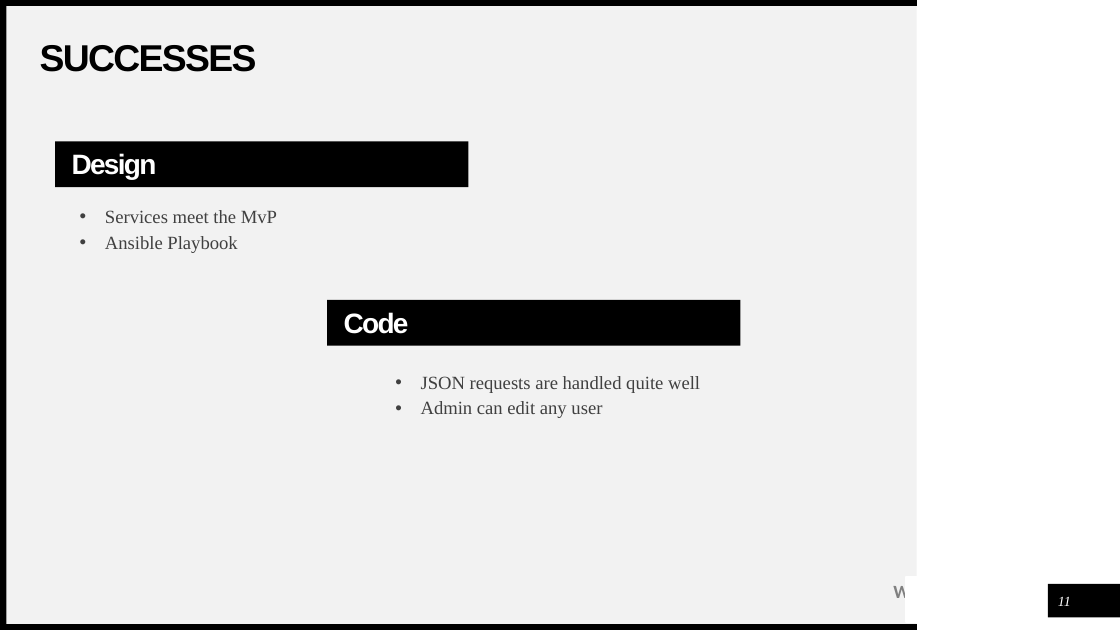
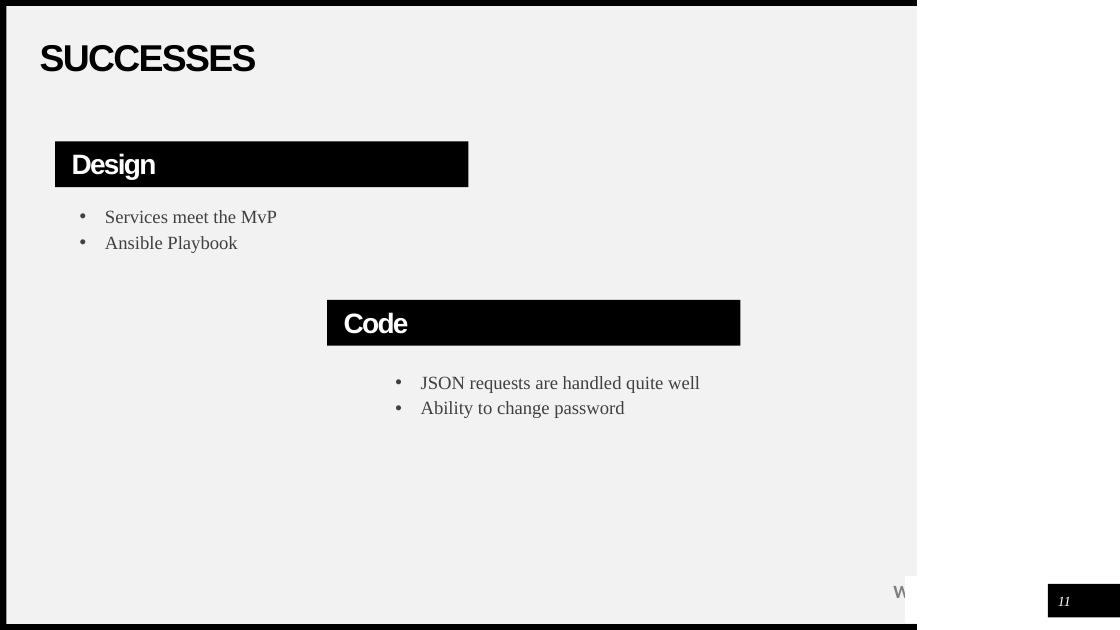
Before and after one commit to Marbul83/PiersProject, a slide deck: slide 11 of Media/Card_GamePresentation.pptx. Drawn at 1120x630 pixels with LibreOffice and Linux fonts; fonts in the diff are those of the drawing. Boxes give left, top, right and bottom in pixels: in the first picture for what was removed or moved away, otherwise in the second. Text is boxed around its words. In the diff, an @@ line names an element or a change of style, - is before the commit and + after.

```diff
--- a/Media/Card_GamePresentation.pptx
+++ b/Media/Card_GamePresentation.pptx
@@ text at [421,401,624,418]: text changed @@
-  • Admin can edit any user
+  • Ability to change password
```
Also in this commit, not shown: 1 other file.
